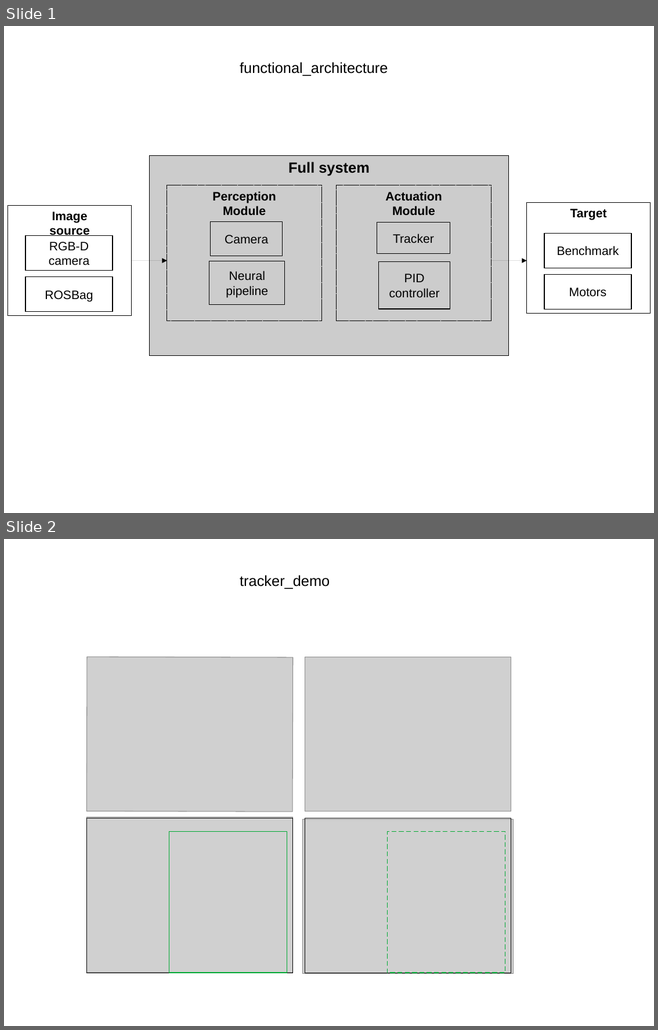
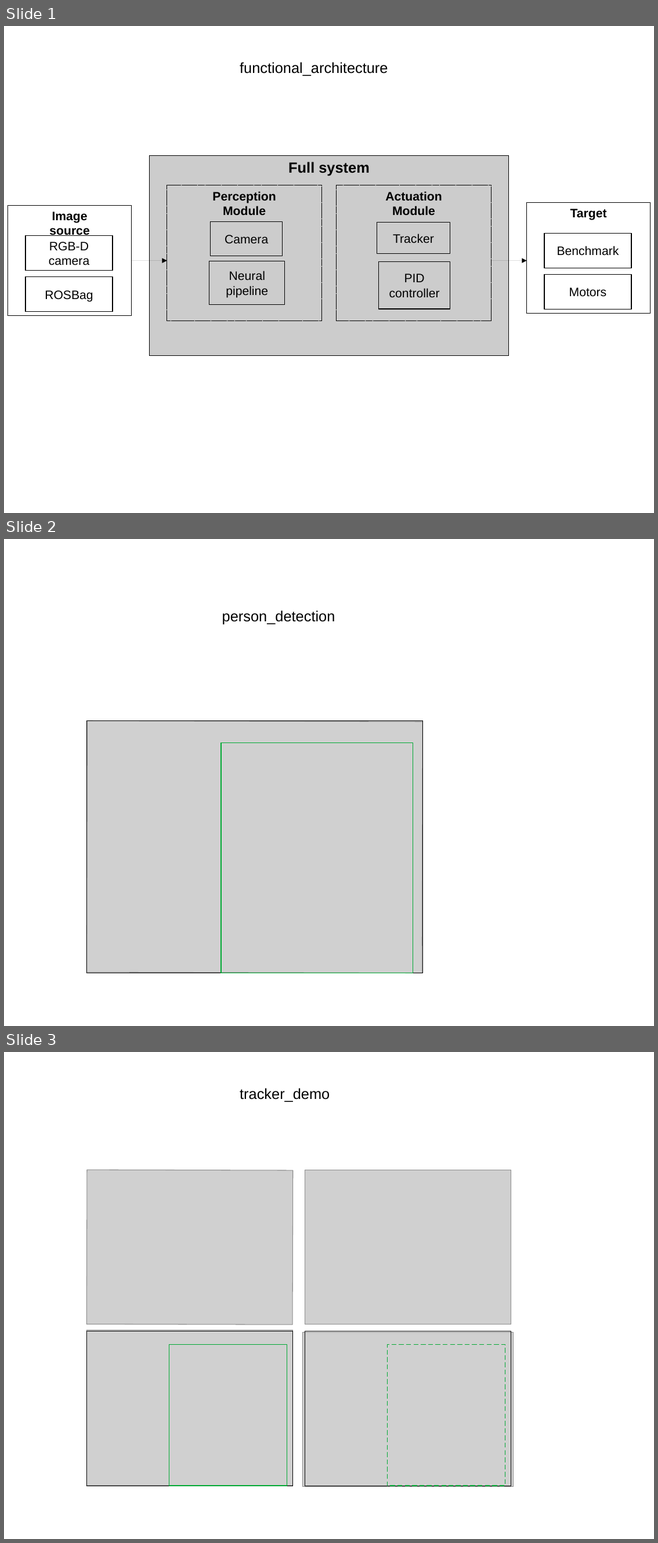
Before and after one commit to RoboticsLabURJC/2019-tfm-nacho_condes, a slide deck: report/figures/figures_presentation.odp. Shown one above the other, each under a label of ours: slides 1 and 2 before the commit, slides 1, 2 and 3 after it. The pictures are 658x1030 and 658x1543 pixels, drawn with LibreOffice and Linux fonts; fonts in the diff are those of the drawing; grey boxes stand for pictures. Boxes give left, top, right and bottom in pixels: in the first picture for what was removed or moved away, otherwise in the second. Text is boxed around its words. In the diff, an @@ line names an element or a change of style, - is before the commit and + after.

```diff
--- a/report/figures/figures_presentation.odp
+++ b/report/figures/figures_presentation.odp
@@ slide 2 added at [4, 539, 654, 1026], background #FFFFFF @@
@@ text added at [222, 610, 335, 624], 18 pt, text #000000 @@
+person_detection
@@ rectangle added at [86, 721, 423, 973], outline #000000 0 pt @@
@@ picture added at [87, 721, 423, 973] @@
@@ rectangle added at [221, 743, 413, 973], outline #00A933 0.99 pt @@
@@ what was slide 2 is now slide 3 @@
```
Also in this commit, not shown: 1 slide changed, 1 other slide added, 26 other files.
